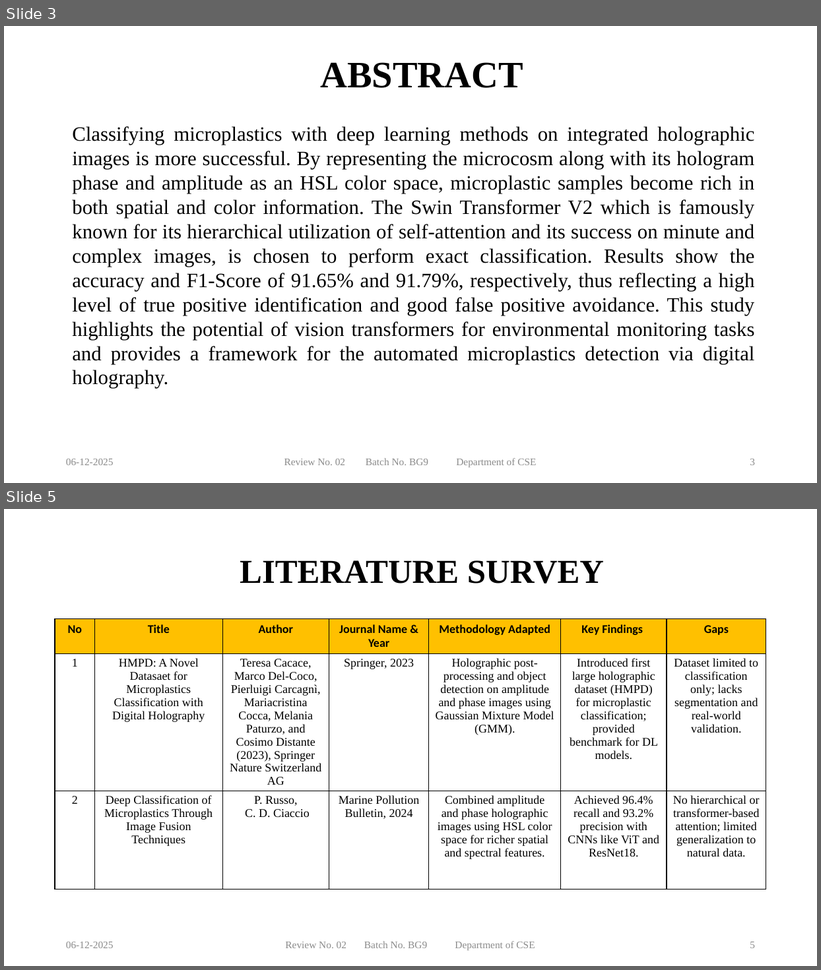
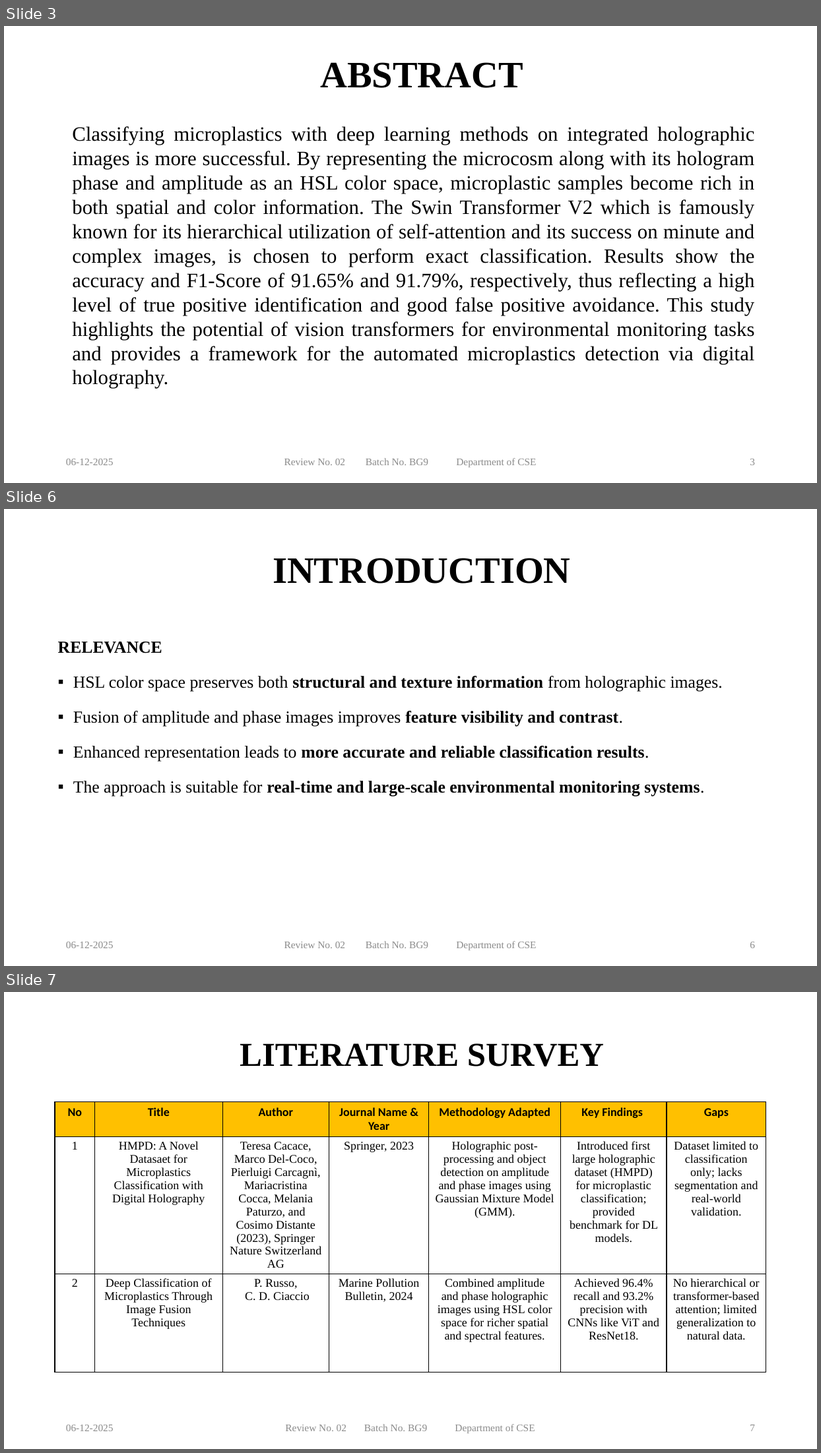
Before and after one commit to NEC-CSE-Projects-2022/BG9, a slide deck: Documents/BG9_PPT.pptx. Shown one above the other, each under a label of ours: slides 3 and 5 before the commit, slides 3, 6 and 7 after it; the slides between them are not shown. The pictures are 821x970 and 821x1453 pixels, drawn with LibreOffice and Linux fonts; fonts in the diff are those of the drawing; background and template pictures are left out. Boxes give left, top, right and bottom in pixels: in the first picture for what was removed or moved away, otherwise in the second. Text is boxed around its words. In the diff, an @@ line names an element or a change of style, - is before the commit and + after.

```diff
--- a/Documents/BG9_PPT.pptx
+++ b/Documents/BG9_PPT.pptx
@@ slide 6 added at [4,509,817,966], background #FFFFFF @@
@@ title added at [273,558,570,584], 44 pt, text #000000, bold @@
+INTRODUCTION
@@ text added at [58,642,723,797], 20 pt, text #000000, bold @@
+RELEVANCE
+▪ HSL color space preserves both structural and texture information from holographic images.
+▪ Fusion of amplitude and phase images improves feature visibility and contrast.
+▪ Enhanced representation leads to more accurate and reliable classification results.
+▪ The approach is suitable for real-time and large-scale environmental monitoring systems.
@@ text added at [66,942,114,949], 12 pt, text #8C8C8C @@
+06-12-2025
@@ text added at [284,941,536,951], 12 pt, text #8C8C8C @@
+Review No. 02 Batch No. BG9 Department of CSE
@@ page number added at [750,942,755,949], 12 pt, text #8C8C8C @@
+6
@@ what was slide 5 is now slide 7 @@
@@ page number at [750,1425,755,1432]: text changed @@
-5
+7
```
Also in this commit, not shown: 7 slides changed, 7 other slides added, 1 other file.
